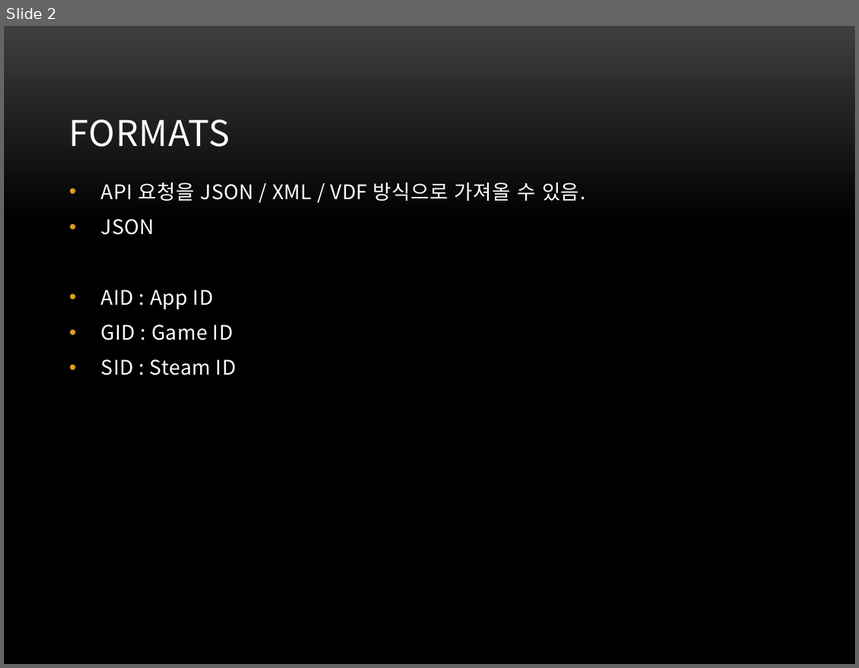
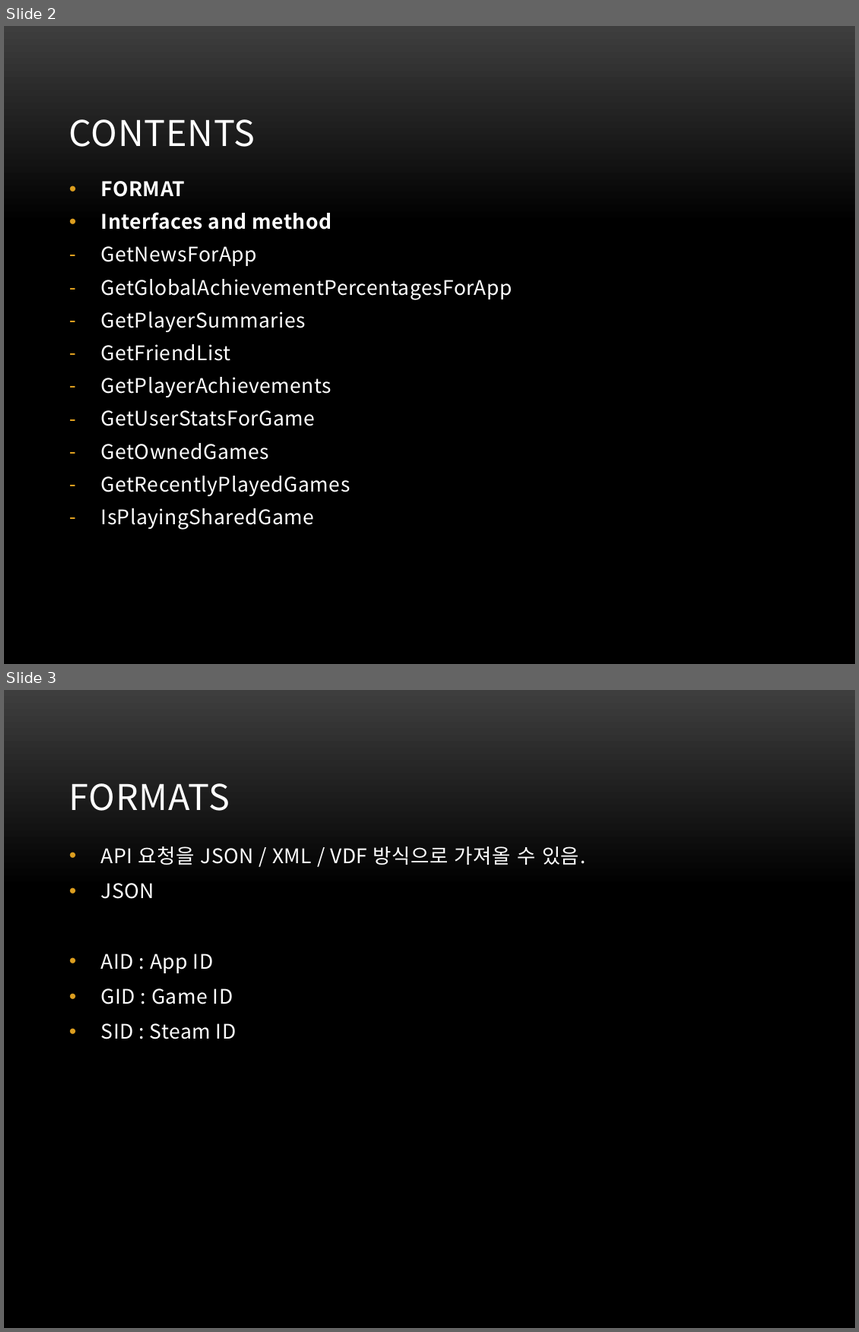
Before and after one commit to tangible-idea/steamapi, a slide deck: Steam_Web_API_Analysis.pptx. Shown one above the other, each under a label of ours: slide 2 before the commit, slides 2 and 3 after it. The pictures are 859x668 and 859x1332 pixels, drawn with LibreOffice and Linux fonts; fonts in the diff are those of the drawing; background and template pictures are left out. Boxes give left, top, right and bottom in pixels: in the first picture for what was removed or moved away, otherwise in the second. Text is boxed around its words. In the diff, an @@ line names an element or a change of style, - is before the commit and + after.

```diff
--- a/Steam_Web_API_Analysis.pptx
+++ b/Steam_Web_API_Analysis.pptx
@@ slide 2 added at [4, 26, 855, 664], background picture (left out) @@
@@ title added at [69, 119, 256, 147], 30 pt, text #FFFFFF @@
+CONTENTS
@@ text added at [101, 181, 512, 530], 17 pt, text #FFFFFF @@
+• FORMAT
+• Interfaces and method
+– GetNewsForApp
+– GetGlobalAchievementPercentagesForApp
+– GetPlayerSummaries
+– GetFriendList
+– GetPlayerAchievements
+– GetUserStatsForGame
+– GetOwnedGames
+– GetRecentlyPlayedGames
+– IsPlayingSharedGame
@@ what was slide 2 is now slide 3 @@
```
Also in this commit, not shown: 1 slide changed, 4 other slides added, 1 slide removed.
